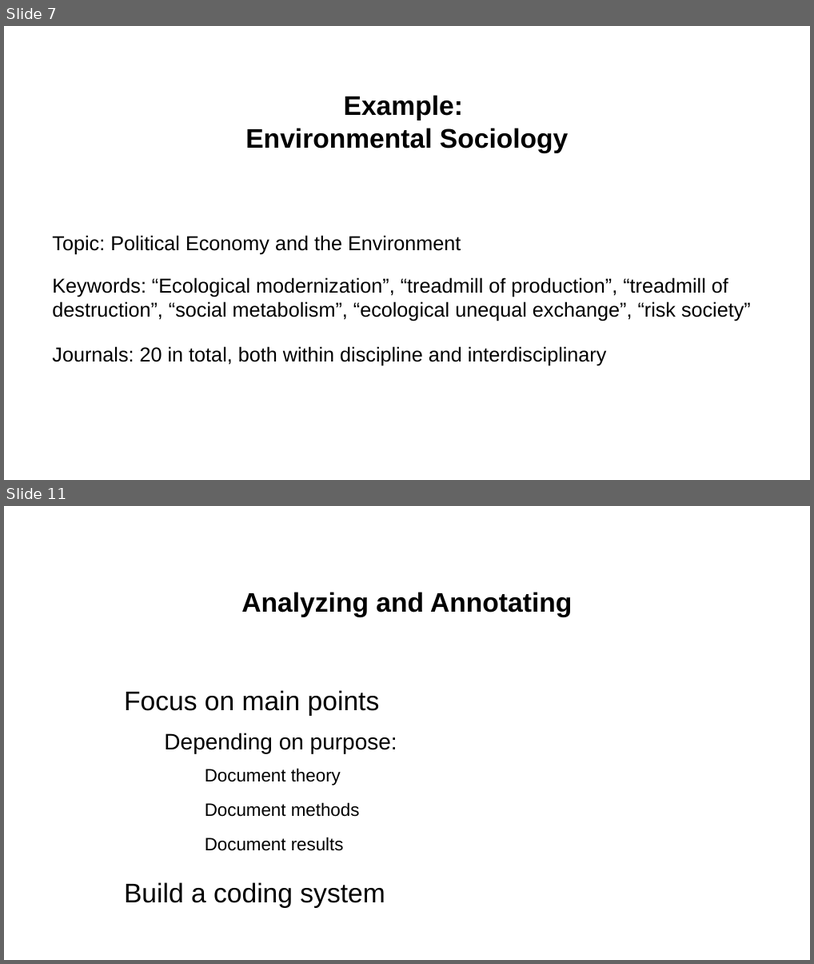
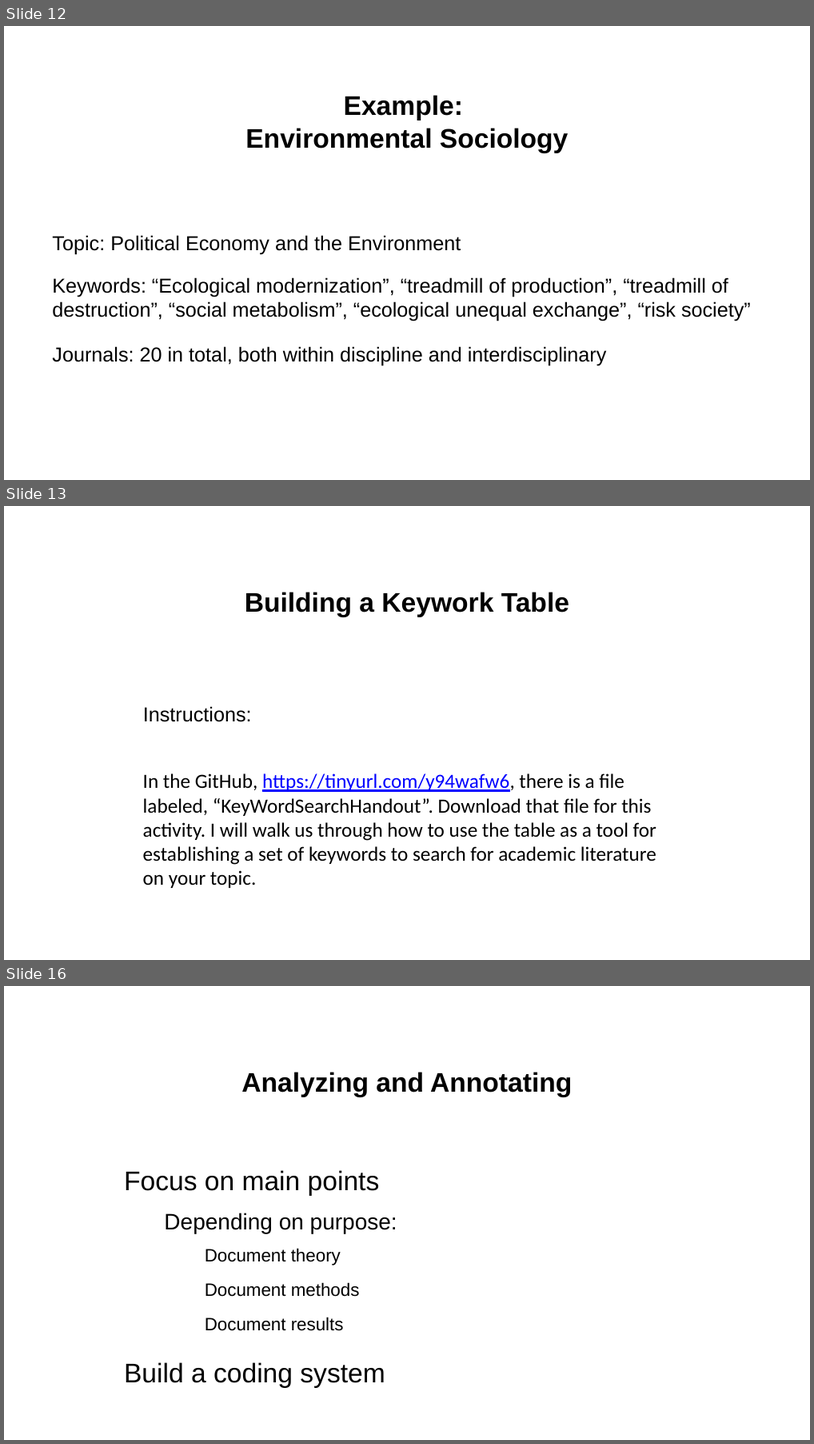
Before and after one commit to NCSU-Libraries/peer-scholars-workshops, a slide deck: Creating Your Literature Review - Research Strategies/ConductingLitReview.pptx. Shown one above the other, each under a label of ours: slides 7 and 11 before the commit, slides 12, 13 and 16 after it; the slides between them are not shown. The pictures are 814x964 and 814x1444 pixels, drawn with LibreOffice and Linux fonts; fonts in the diff are those of the drawing; background and template pictures are left out. Boxes give left, top, right and bottom in pixels: in the first picture for what was removed or moved away, otherwise in the second. Text is boxed around its words. In the diff, an @@ line names an element or a change of style, - is before the commit and + after.

```diff
--- a/Creating Your Literature Review - Research Strategies/ConductingLitReview.pptx
+++ b/Creating Your Literature Review - Research Strategies/ConductingLitReview.pptx
@@ slide 13 added at (4,506,810,960), background #FFFFFF @@
@@ title added at (245,592,570,617), 24 pt, text #000000, bold @@
+Building a Keywork Table
@@ text added at (143,706,252,722), 18 pt, text #000000 @@
+Instructions:
@@ text added at (143,773,657,888), 18 pt, text #000000 @@
+In the GitHub, https://tinyurl.com/y94wafw6, there is a file labeled, “KeyWordSearchHandout”. Download that file for this activity. I will walk us through how to use the table as a tool for establishing a set of keywords to search for academic literature on your topic.
@@ what was slide 7 is now slide 12 @@
@@ what was slide 11 is now slide 16 @@
```
Also in this commit, not shown: 5 slides changed, 6 other slides added, 2 slides removed, 2 other files.
